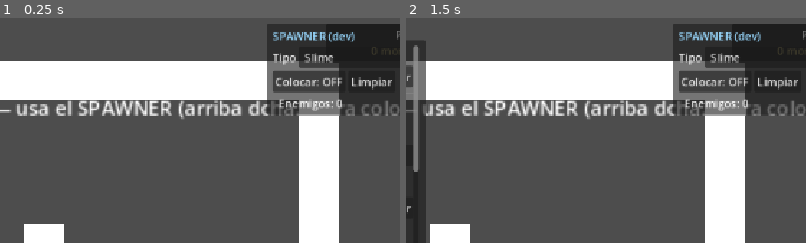
Above: before the commit, frames 1-2 (left to right).
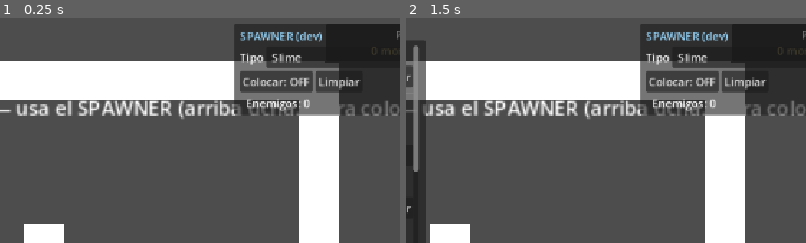
Above: after the commit, the same moments.

Repository: FurrionHD/prototipo-rpg-mazmorras
Game: Godot game, scene res://scenes/levels/sandbox.tscn
The game is run twice, just before and just after one commit, with the same random seed, the same clock (stepped at 60 frames per second) and the same inputs. This scene is started directly instead of the project's main scene.
Inputs (mouse positions are % of the whole screen's width and height, from its top left):
- Up to frame 1 (0.25 s): no input
- Up to frame 2 (1.5 s): click "DEBUG" at 0.5 s; click (6, 42) at 1.27 s; type "12" at 1.35 s
The pictures show only the part of the screen within x 44-94%, y 0-50%; the shares and areas given below are measured in that part.

The runs differ from the first frame. In frame 1, 5.8% of the frame differs, in the area x 58-98%, y 2-44%; in frame 2, 5.8%.

Commit message:
Guardián Nv2: es un Minotauro, con habilidades propias
El guardián del nivel 2 pasa a ser un Minotauro (bruto contundente) con tres técnicas nuevas:
- Cornada: embestida con los cuernos, aturde.
- Pisotón atronador: temblor de sala, aturde.
- Bramido embravecido: se auto-enfurece (Fortaleza, +ataque) y te retrasa el turno como un mazazo
  (Aturdido) — "te achantas".
Stats de miniboss (hp 190, Fuerza 55). nivel_que_otorga = 2.

Co-Authored-By: Claude Opus 4.8 <noreply@anthropic.com>

Diff:
--- /dev/null
+++ b/resources/abilities/minotauro_bramido.tres
@@ -0,0 +1,27 @@
+[gd_resource type="Resource" script_class="AbilityData" format=3]
+
+[ext_resource type="Script" path="res://scripts/items/ability_data.gd" id="1"]
+[ext_resource type="Script" path="res://scripts/items/status_application.gd" id="2"]
+
+[sub_resource type="Resource" id="SA_furia"]
+script = ExtResource("2")
+estado = 6
+prob = 1.0
+en_objetivo = false
+
+[sub_resource type="Resource" id="SA_retraso"]
+script = ExtResource("2")
+estado = 7
+prob = 0.7
+en_objetivo = true
+
+[resource]
+script = ExtResource("1")
+nombre = "Bramido embravecido"
+descripcion = "Echa la cabeza atrás y suelta un bramido que retumba en la sala. Se pone hecho una furia (pega más fuerte) y a ti se te encoge el cuerpo: te achantas y pierdes el tiempo, como si te hubieran mazado."
+coste_energia = 0.0
+golpes_min = 1
+golpes_max = 1
+dano_mult = 0.0
+efectos = [SubResource("SA_furia"), SubResource("SA_retraso")]
+cooldown = 5
--- /dev/null
+++ b/resources/abilities/minotauro_cornada.tres
@@ -0,0 +1,21 @@
+[gd_resource type="Resource" script_class="AbilityData" format=3]
+
+[ext_resource type="Script" path="res://scripts/items/ability_data.gd" id="1"]
+[ext_resource type="Script" path="res://scripts/items/status_application.gd" id="2"]
+
+[sub_resource type="Resource" id="SA_stun"]
+script = ExtResource("2")
+estado = 7
+prob = 0.55
+
+[resource]
+script = ExtResource("1")
+nombre = "Cornada"
+descripcion = "Baja la testuz y embiste con los cuernos por delante. Si te engancha, sales despedido y tardas en recomponerte."
+coste_energia = 0.0
+golpes_min = 1
+golpes_max = 1
+dano_mult = 1.9
+efectos = [SubResource("SA_stun")]
+efectos_por_golpe = false
+cooldown = 4
--- /dev/null
+++ b/resources/abilities/minotauro_pisoton.tres
@@ -0,0 +1,21 @@
+[gd_resource type="Resource" script_class="AbilityData" format=3]
+
+[ext_resource type="Script" path="res://scripts/items/ability_data.gd" id="1"]
+[ext_resource type="Script" path="res://scripts/items/status_application.gd" id="2"]
+
+[sub_resource type="Resource" id="SA_stun"]
+script = ExtResource("2")
+estado = 7
+prob = 0.65
+
+[resource]
+script = ExtResource("1")
+nombre = "Pisotón atronador"
+descripcion = "Alza la pezuña y la estampa contra el suelo. La sala entera tiembla y te cuesta mantener el equilibrio."
+coste_energia = 0.0
+golpes_min = 1
+golpes_max = 1
+dano_mult = 1.5
+efectos = [SubResource("SA_stun")]
+efectos_por_golpe = false
+cooldown = 5
--- a/scenes/actors/enemy/guardian_rango.tres
+++ b/scenes/actors/enemy/guardian_rango.tres
@@ -1,32 +1,43 @@
 [gd_resource type="Resource" script_class="EnemyData" format=3]
 
 [ext_resource type="Script" uid="uid://le6jfvhlcbou" path="res://scripts/actors/enemy/enemy_data.gd" id="1_g8nro"]
+[ext_resource type="Script" path="res://scripts/items/status_application.gd" id="2_sa"]
+[ext_resource type="Resource" path="res://resources/abilities/minotauro_cornada.tres" id="3_cor"]
+[ext_resource type="Resource" path="res://resources/abilities/minotauro_pisoton.tres" id="4_pis"]
+[ext_resource type="Resource" path="res://resources/abilities/minotauro_bramido.tres" id="5_bra"]
+
+[sub_resource type="Resource" id="SA_peg"]
+script = ExtResource("2_sa")
+estado = 7
+prob = 0.35
 
 [resource]
 script = ExtResource("1_g8nro")
-enemy_name = "Guardián del Rango"
-color = Color(0.85, 0.75, 0.2, 1)
-escala_visual = 2.2
-fuerza = 45
+enemy_name = "Minotauro"
+color = Color(0.55, 0.34, 0.2, 1)
+escala_visual = 2.4
+fuerza = 55
 resistencia = 45
-destreza = 35
-agilidad = 35
-magia = 30
+destreza = 30
+agilidad = 30
+magia = 10
 franja_low = 1.0
 franja_high = 1.0
-base_hp = 160.0
-base_attack = 7.0
-base_defense = 5.0
-base_magic = 4.0
-base_speed = 4.2
-move_speed_min = 30.0
-move_speed_max = 50.0
-chase_speed_mult = 2.2
+base_hp = 190.0
+base_attack = 7.6
+base_defense = 5.2
+base_magic = 3.0
+base_speed = 4.0
+move_speed_min = 32.0
+move_speed_max = 52.0
+chase_speed_mult = 2.3
 crystal_category_min = 5
 crystal_category_max = 5
 extraction_hits = 4
 drop_chance = 0.0
 nucleo_chance = 0.0
-prob_habilidad = 0.0
+al_golpear = [SubResource("SA_peg")]
+habilidades = [ExtResource("3_cor"), ExtResource("4_pis"), ExtResource("5_bra")]
+prob_habilidad = 0.5
 nivel_que_otorga = 2
 metadata/_custom_type_script = "uid://le6jfvhlcbou"
--- a/scripts/ui/spawner.gd
+++ b/scripts/ui/spawner.gd
@@ -17,7 +17,7 @@
 	["Slime", "res://scenes/actors/enemy/slime.tres"],
 	["Slime venenoso", "res://scenes/actors/enemy/slime_veneno.tres"],
 	["Slime de fuego", "res://scenes/actors/enemy/slime_fuego.tres"],
-	["Guardián del Rango", "res://scenes/actors/enemy/guardian_rango.tres"],  # dispara subir de nivel
+	["Minotauro (guardián Nv2)", "res://scenes/actors/enemy/guardian_rango.tres"],  # dispara subir de nivel
 ]
 
 var _enemy_scene: PackedScene = preload("res://scenes/actors/enemy/enemy.tscn")
